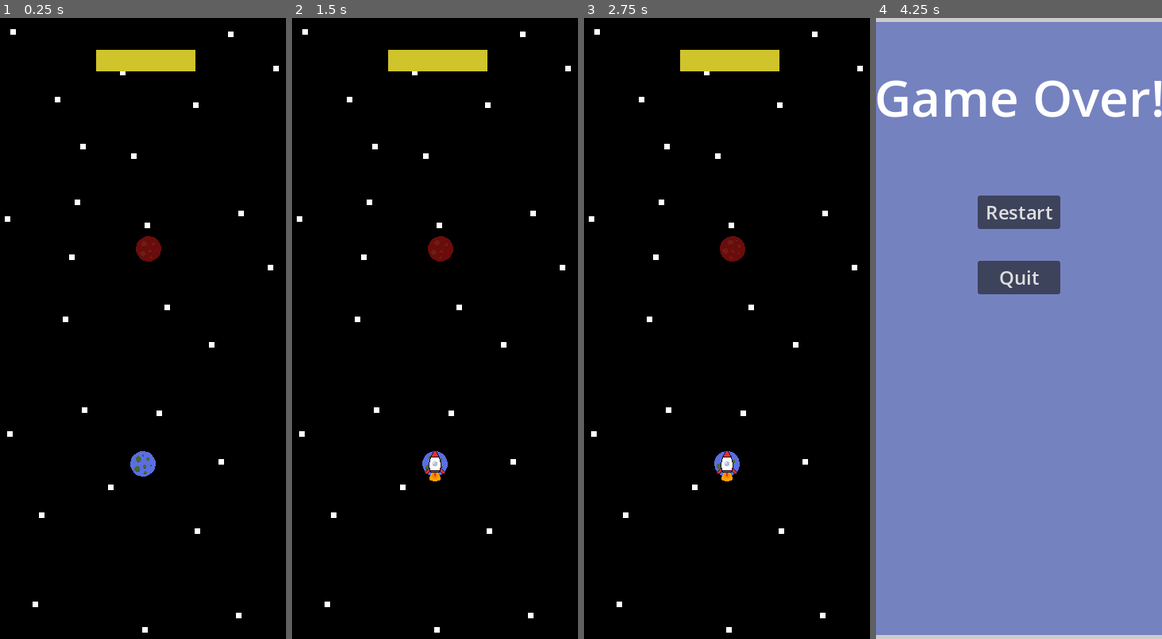
Above: before the commit, frames 1-4 (left to right).
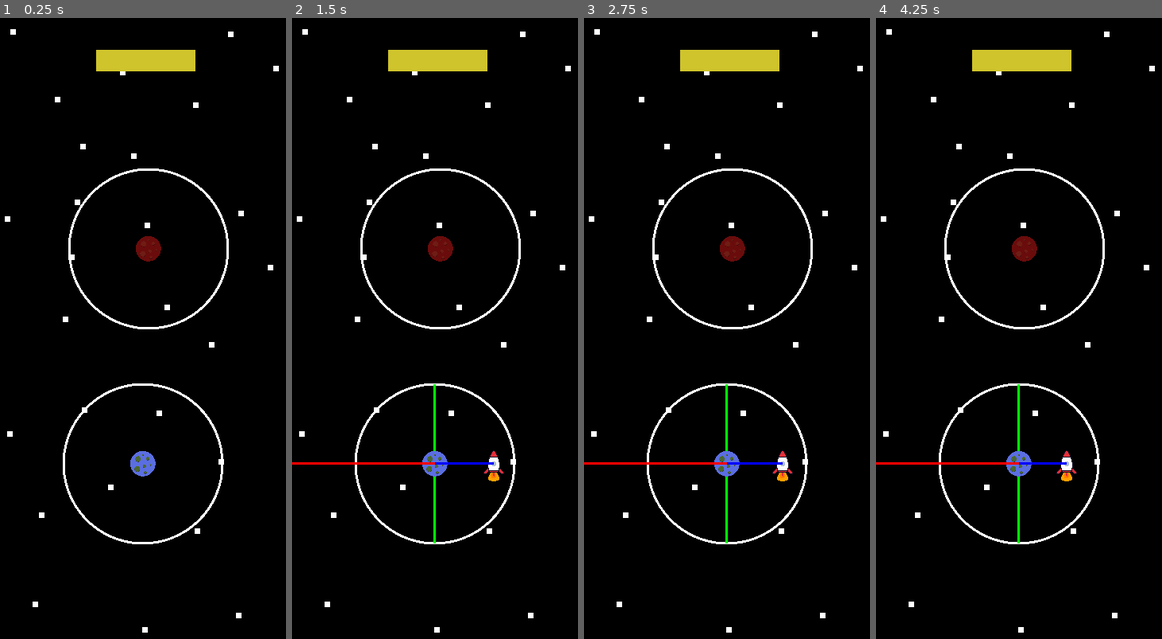
Above: after the commit, the same moments.

Repository: abbecool/MobileGame
Game: Godot game, scene res://scenes/game.tscn
Same seed, same stepped clock (60 frames per second), same inputs: the game is played once before the commit and once after it.
Inputs (mouse positions are in pixels of both pictures, inside the frame that each line leads up to):
- Up to frame 1 (0.25 s): no input
- Up to frame 2 (1.5 s): tap Enter at 0.5 s; move the mouse to (435, 465) at 0.52 s; tap Space (launch) at 0.6, 1.35 s; click (435, 465) at 0.67 s; click (435, 465) at 1.42 s
- Up to frame 3 (2.75 s): tap Space (launch) at 2, 2.1 s; click (727, 465) at 2.17 s
- Up to frame 4 (4.25 s): tap Space (launch) at 2.85, 3.6 s; click (1019, 465) at 2.92 s; tap Enter at 3.5 s; move the mouse to (1024, 247) at 3.52 s; click (1024, 247) at 3.67 s

The runs differ from the first frame. In frame 1, 1.4% of the frame differs, in the area x 21-80%, y 24-85%; in frame 2, 2.1%; in frame 3, 2.1%; in frame 4, 100%, in the area x 0-100%, y 0-100%.

Commit message:
draw lines to help debug orbit system

Diff:
--- a/scenes/game.tscn
+++ b/scenes/game.tscn
@@ -31,7 +31,6 @@
 
 [node name="Earth" parent="." instance=ExtResource("5_iywne")]
 position = Vector2(180, 560)
-contact_monitor = false
 
 [node name="Planet" parent="." instance=ExtResource("5_p57ef")]
 position = Vector2(187, 290)
@@ -45,6 +44,5 @@
 theme_override_styles/fill = SubResource("StyleBoxFlat_p57ef")
 show_percentage = false
 
-[connection signal="body_shape_entered" from="Earth" to="Earth" method="_on_body_shape_entered"]
 [connection signal="input_event" from="Earth" to="Earth" method="_on_input_event"]
 [connection signal="launch_rocket" from="Earth" to="Earth" method="_on_launch_rocket"]
--- a/scenes/planet.tscn
+++ b/scenes/planet.tscn
@@ -9,8 +9,7 @@
 [sub_resource type="CircleShape2D" id="CircleShape2D_h8ms6"]
 radius = 17.0
 
-[node name="Planet" type="RigidBody2D"]
-contact_monitor = true
+[node name="Planet" type="StaticBody2D"]
 script = ExtResource("1_h8ms6")
 
 [node name="Sprite2D" type="Sprite2D" parent="."]
@@ -26,7 +25,5 @@
 [node name="CrashCollision" type="CollisionShape2D" parent="CrashArea"]
 shape = SubResource("CircleShape2D_h8ms6")
 
-[connection signal="body_entered" from="." to="." method="_on_body_entered"]
 [connection signal="orbit" from="." to="." method="_on_orbit"]
-[connection signal="body_entered" from="CrashArea" to="." method="_on_crash_area_body_entered"]
 [connection signal="input_event" from="CrashArea" to="." method="_on_crash_area_input_event"]
--- a/scenes/rocket.tscn
+++ b/scenes/rocket.tscn
@@ -1,7 +1,9 @@
-[gd_scene load_steps=4 format=3 uid="uid://bia0bb2s2tua8"]
+[gd_scene load_steps=6 format=3 uid="uid://bia0bb2s2tua8"]
 
 [ext_resource type="Script" uid="uid://bwuieco0n8j8c" path="res://scripts/rocket.gd" id="1_dkv7l"]
 [ext_resource type="Texture2D" uid="uid://bft4itp3vfoad" path="res://assets/images/rocket.png" id="2_dkv7l"]
+[ext_resource type="Script" uid="uid://c75jnjy14htt3" path="res://scripts/line_2d.gd" id="3_agf72"]
+[ext_resource type="Script" uid="uid://dy0txubrh85yv" path="res://scripts/line_2d_2.gd" id="4_y2y7n"]
 
 [sub_resource type="CircleShape2D" id="CircleShape2D_dkv7l"]
 radius = 29.0689
@@ -33,5 +35,16 @@
 [node name="CollisionShape2D" type="CollisionShape2D" parent="TouchArea"]
 shape = SubResource("CircleShape2D_dkv7l")
 
+[node name="Line2D" type="Line2D" parent="."]
+points = PackedVector2Array(100, 0)
+width = 3.0
+default_color = Color(0, 0, 1, 1)
+script = ExtResource("3_agf72")
+
+[node name="Line2D2" type="Line2D" parent="."]
+points = PackedVector2Array(0, 0)
+width = 3.0
+script = ExtResource("4_y2y7n")
+
 [connection signal="update_orbiting_planet" from="." to="." method="_on_update_orbiting_planet"]
 [connection signal="input_event" from="TouchArea" to="." method="_on_touch_area_input_event"]
--- a/scripts/launch_planet.gd
+++ b/scripts/launch_planet.gd
@@ -7,17 +7,17 @@
 func _ready() -> void:
 	RADIUS = 32
 	add_to_group("planets") # Replace with function body.
-	mass = MASS/1e6
 
-func _process(delta: float) -> void:
-	rotation_degrees += ROTATION_SPEED * delta
+#func _process(delta: float) -> void:
+	#pass
+	#rotation_degrees += ROTATION_SPEED * delta
 
 func _on_launch_rocket() -> void:
 	launched = true
 	var rocket = Rocket.instantiate()
 	var offset = Vector2(75, 0)
-	var rocket_velocity = sqrt(get_parent().get_real_gravity()*mass/offset.length()) * Vector2(0, -1)
-	#rocket.set_position(position + offset)
+	var rocket_velocity = sqrt(get_parent().get_real_gravity()*MASS/offset.length()) * Vector2(0, -1)
+	rocket.set_position(position + offset)
 	#rocket.set_velocity(rocket_velocity)
 	rocket.set_orbiting_planet(self)
 	add_sibling(rocket)
--- /dev/null
+++ b/scripts/line_2d.gd
@@ -0,0 +1,21 @@
+extends Line2D
+
+@export var planet: StaticBody2D  # Assign the planet node in the editor
+
+func _ready():
+	# Initialize the line with two points
+	add_point(Vector2.ZERO)  # Start point at the rocket's position
+	add_point(Vector2.ZERO)  # End point, will be updated in _process
+
+func _process(delta):
+	if planet:
+		# Start point: Rocket's position (Line2D's local origin)
+		set_point_position(0, Vector2.ZERO)
+		# End point: Planet's position relative to the rocket
+		var planet_global_position = planet.global_position
+		var rocket_global_position = global_position
+		var planet_local_position = to_local(planet_global_position)
+		set_point_position(1, planet_local_position)
+
+func set_planet(p):
+	planet = p
--- /dev/null
+++ b/scripts/line_2d_2.gd
@@ -0,0 +1,9 @@
+extends Line2D
+
+func _ready():
+	# Initialize the line with two points
+	add_point(Vector2.ZERO)  # Start point at the rocket's position
+	add_point(Vector2.ZERO)  # End point, will be updated in _process
+
+func _process(delta):
+	pass
--- a/scripts/planet.gd
+++ b/scripts/planet.gd
@@ -1,19 +1,28 @@
-extends RigidBody2D
+extends StaticBody2D
 
 const MASS = 1e9
 var RADIUS = 16
 const ROTATION_SPEED = 10
 
+var radius_line = [Vector2.ZERO, Vector2.ZERO]
 signal orbit
 
 # Called when the node enters the scene tree for the first time.
 func _ready() -> void:
 	add_to_group("planets") # Replace with function body.
-	mass = MASS
 
 # Called every frame. 'delta' is the elapsed time since the previous frame.
 func _process(delta: float) -> void:
-	rotation_degrees += ROTATION_SPEED * delta
+	queue_redraw()
+	#rotation_degrees += ROTATION_SPEED * delta
+
+func _draw():
+	draw_arc(Vector2.ZERO, 100, 0, TAU, 64, Color(1, 1, 1), 3)
+	draw_line(radius_line[0], radius_line[1], Color(0,1,0), 3)
+
+func set_radius_line(from: Vector2, to: Vector2 = Vector2.ZERO) -> void:
+	radius_line[0] = from
+	radius_line[1] = to
 
 func get_real_mass():
 	return MASS
@@ -35,9 +44,9 @@
 		#print("Crashed on a strange planet!")
 		#body.landing(false)
 
-func _on_crash_area_input_event(viewport: Node, event: InputEvent, shape_idx: int) -> void:
-	if event is InputEventMouseButton:
-		emit_signal("orbit")
+#func _on_crash_area_input_event(viewport: Node, event: InputEvent, shape_idx: int) -> void:
+	#if event is InputEventMouseButton:
+		#emit_signal("orbit")
 
 func _on_orbit() -> void:
 	pass
--- a/scripts/rocket.gd
+++ b/scripts/rocket.gd
@@ -3,7 +3,7 @@
 const ROCKET_FORCE = 1e4
 const G = 2e-3
 const MASS = 1e2
-const ORBIT_HEIGHT = 150
+const ORBIT_HEIGHT = 100
 const ORBIT_SPEED = 3
 
 var screenTouch = false
@@ -14,50 +14,15 @@
 
 var is_launching : bool = false
 
+@onready var velocity_line: Line2D = $Line2D2
+
 signal successful_landing
 signal update_orbiting_planet(planet)
 
 func _ready() -> void:
+	pass
 	#orbiting_planet = get_tree().get_nodes_in_group("planets")[0]
-	position = orbiting_planet.get_position()
-
-#func _physics_process(delta: float) -> void:
-	#var total_force = Vector2.ZERO
-	#var planet_distance = []
-	#for planet in get_tree().get_nodes_in_group("planets"):
-		#var distance = (planet.get_position() - position)
-		#planet_distance.append([planet, distance])
-		#if distance.length() < 100:
-			#var radius = planet.get_radius()
-			#var desired_distance = radius + ORBIT_HEIGHT
-			##print("planet radius: ", radius)
-			#planet.set_texture("Earth")
-			#orbiting_planet = planet
-			#break
-		#else:
-			#planet.set_texture("Mars")
-		#orbiting_planet = []
-			#
-		##var distance_squared = distance.length_squared()
-		##if distance_squared == 0:
-			##continue  # Avoid division by zero
-		##if !planet.has_method("get_mass"):  # Ensure the planet has a get_mass method
-			##continue
-		##var force_magnitude = (G * mass * planet.get_mass()) / distance_squared
-		##var force = distance.normalized() * force_magnitude
-		##total_force += force
-	##print($OrbitTimer.time_left)
-	##if orbiting_planet:
-		##position = orbiting_planet.get_position() + Vector2(100,0)
-#
-	##if screenTouch and fuel>0:
-		##fuel -= fuel_consumption * delta
-		##total_force += (get_viewport().get_mouse_position() - position).normalized() * ROCKET_FORCE
-		##get_parent().set_fuel_bar(fuel)
-	##elif fuel <= 0:
-		##print("Out of fuel!")
-	#
-	#apply_central_force(total_force)
+	#position = orbiting_planet.get_position()
 
 func _physics_process(delta: float) -> void:
 	#theta -= ORBIT_SPEED * delta
@@ -74,29 +39,39 @@
 			var distance_squared = distance.length_squared()
 			if distance_squared == 0:
 				continue  # Avoid division by zero
-			if !planet.has_method("get_mass"):  # Ensure the planet has a get_mass method
+			if !planet.has_method("get_real_mass"):  # Ensure the planet has a get_mass method
 				continue
-			var force_magnitude = (G * MASS * planet.get_mass()) / distance_squared
-			var force = distance.normalized() * force_magnitude * 1e-5
+			#print(!planet.has_method("get_real_mass"))
+			var force_magnitude = (G * MASS * planet.get_real_mass()) / distance_squared
+			var force = distance.normalized() * force_magnitude * 1e-4
 			velocity += force / MASS
-			var a = velocity.dot(distance)
-			a = a/(velocity.length()*distance.length())
-			a = acos(a)
-			print(rad_to_deg(a))
+			#var radius_vector = ORBIT_HEIGHT * Vector2(-cos(a), -sin(a))
+			var radius_vector = Vector2(velocity.y, -velocity.x).normalized() * ORBIT_HEIGHT
+			planet.set_radius_line(radius_vector, -1*radius_vector)
+			#print(rad_to_deg(a))
+			$Line2D.set_planet(planet)
 		else:
 			planet.set_texture("Mars")
-	position += velocity
+	queue_redraw()
+	#velocity_line.points = [Vector2.ZERO, velocity.normalized()*1000]
+	position += velocity * delta
 
-func _on_successful_landing() -> void:
-	print("emit")
-	#get_tree().change_scene_to_file("res://scenes/game_over.tscn")
-	get_parent().set_game_over_scene(true)
+#func get_velocity():
+	#return
+
+func _draw():
+	draw_line(Vector2.ZERO, velocity.normalized()*1000, Color(1,0,0), 3)
+
+#func _on_successful_landing() -> void:
+	#print("emit")
+	##get_tree().change_scene_to_file("res://scenes/game_over.tscn")
+	#get_parent().set_game_over_scene(true)
 
 func landing(win):
 	print("emit")
 	get_parent().set_game_over_scene(win)
 
-func set_orbiting_planet(planet: RigidBody2D) -> void:
+func set_orbiting_planet(planet: StaticBody2D) -> void:
 	orbiting_planet = planet
 
 func _on_update_orbiting_planet(planet) -> void:
@@ -112,7 +87,7 @@
 	if is_launching and event is InputEventScreenTouch:
 		if !event.is_pressed():
 			if (position-event.position).length() > 25:
-				print("vel: ", (position-event.position))
+				#print("vel: ", (position-event.position))
 				is_launching = false
 				#apply_central_force((position-event.position)*1e3)
 				velocity = (position-event.position)*0.5e-1
Not shown, added: scripts/line_2d.gd.uid
Not shown, added: scripts/line_2d_2.gd.uid
